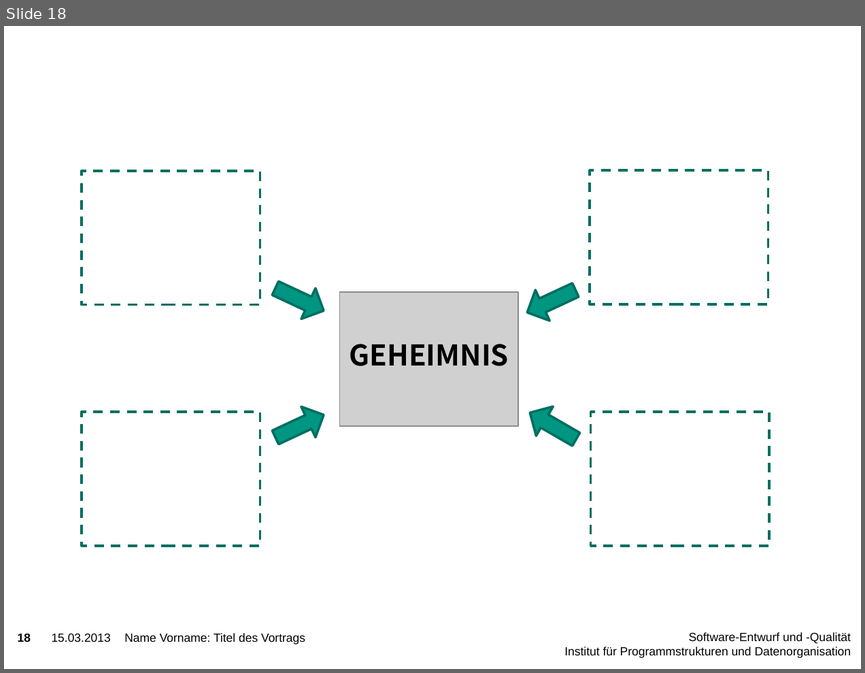
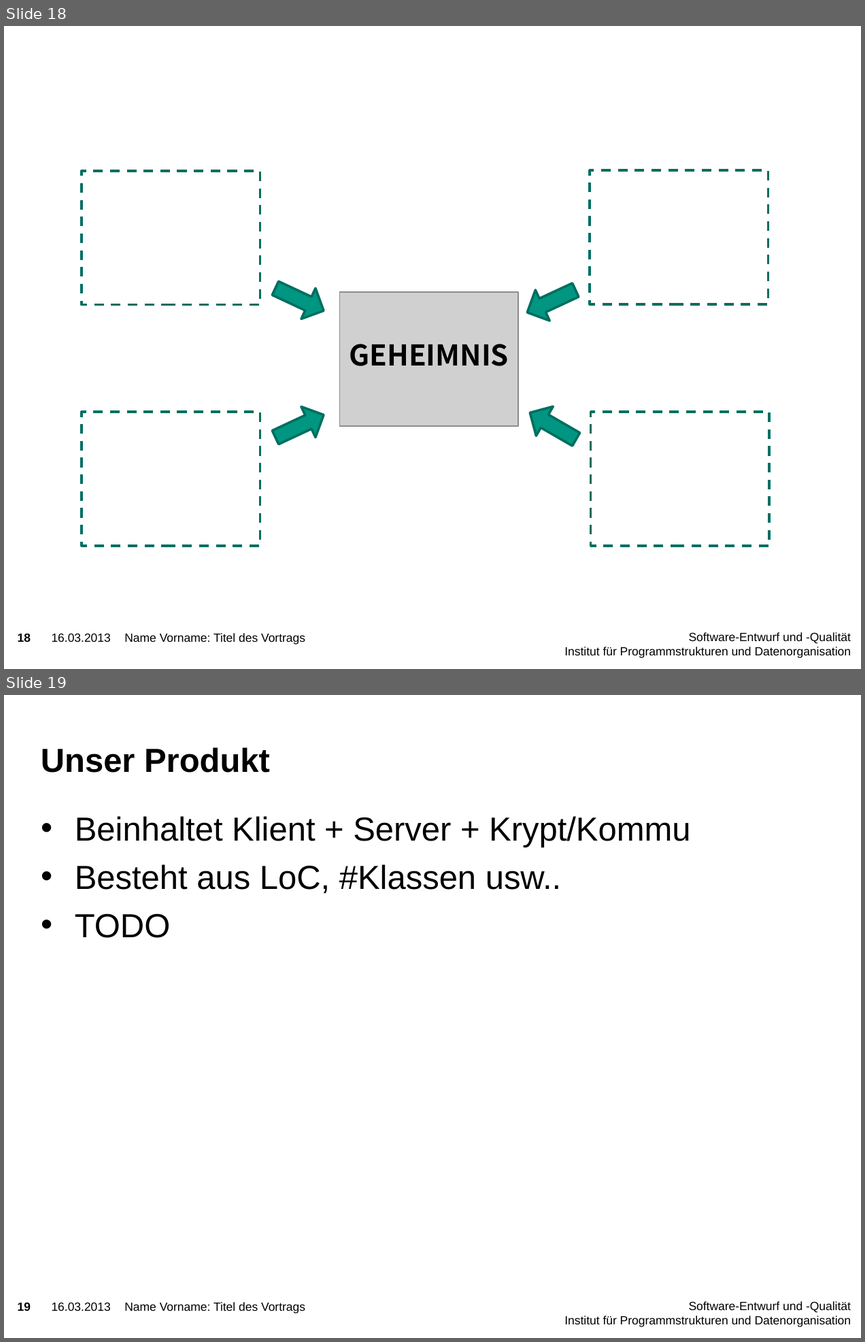
Before and after one commit to niklasb/pse-broadcast-encryption, a slide deck: praesentation/pse-abschluss.pptx. Shown one above the other, each under a label of ours: slide 18 before the commit, slides 18 and 19 after it. The pictures are 865x673 and 865x1342 pixels, drawn with LibreOffice and Linux fonts; fonts in the diff are those of the drawing; grey boxes stand for pictures; background and template pictures are left out. Boxes give left, top, right and bottom in pixels: in the first picture for what was removed or moved away, otherwise in the second. Text is boxed around its words. In the diff, an @@ line names an element or a change of style, - is before the commit and + after.

```diff
--- a/praesentation/pse-abschluss.pptx
+++ b/praesentation/pse-abschluss.pptx
@@ slide 19 added at [4, 695, 861, 1338], background picture (left out); not listed: 3 template elements that a slide beside it also shows @@
@@ title added at [41, 747, 270, 773], 28 pt, text #000000, bold @@
+Unser Produkt
@@ text added at [75, 816, 690, 938], 28 pt, text #000000 @@
+• Beinhaltet Klient + Server + Krypt/Kommu
+• Besteht aus LoC, #Klassen usw..
+• TODO
@@ text added at [124, 1302, 305, 1313], 10 pt, text #000000 @@
+Name Vorname: Titel des Vortrags
@@ slide 18 changed as well @@
@@ text at [52, 633, 111, 641]: text changed @@
-15.03.2013
+16.03.2013
```
Also in this commit, not shown: 17 other slides changed.
